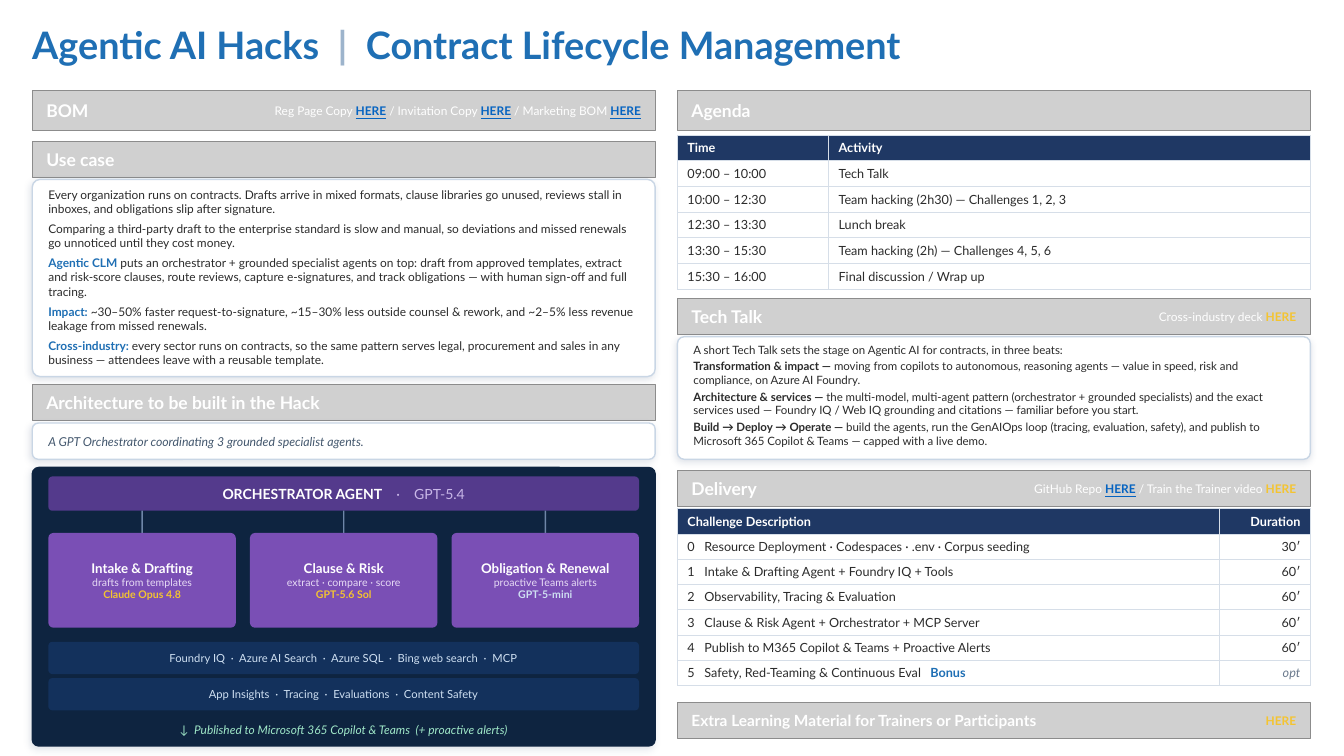
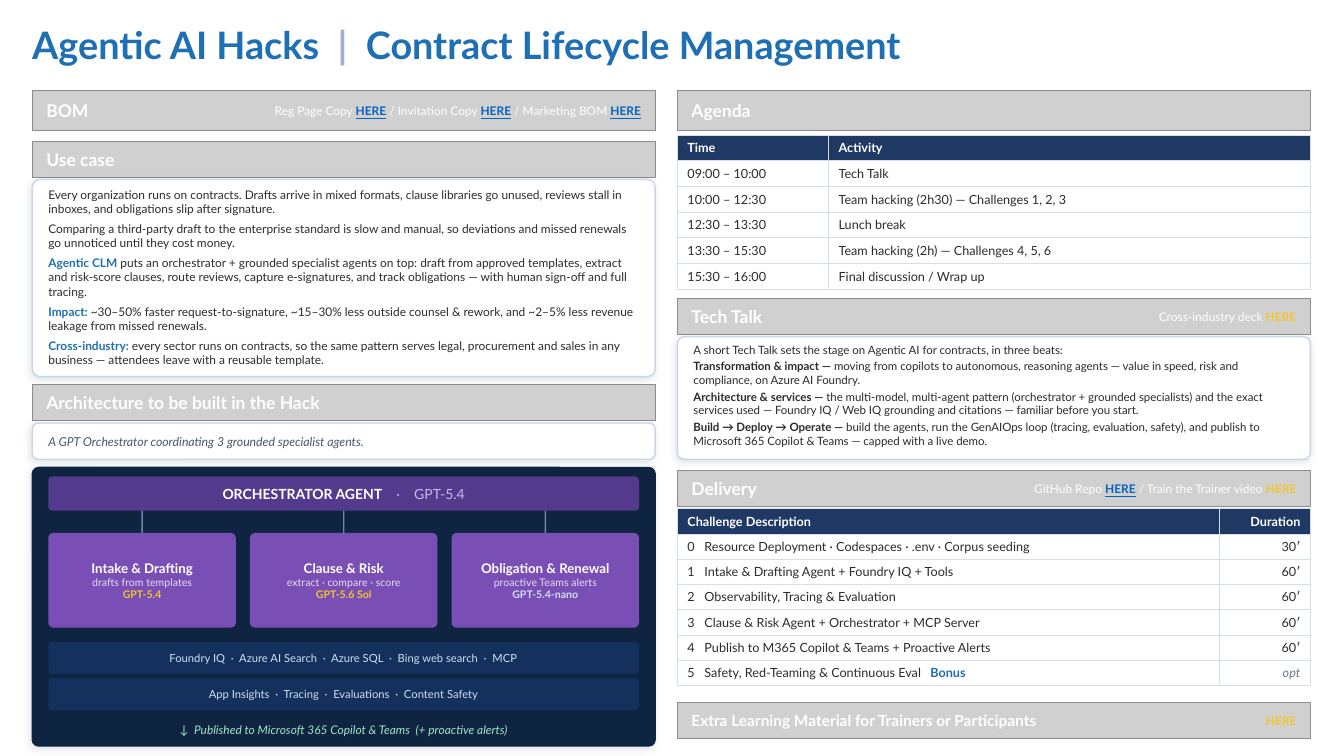
Before and after one commit to microsoft/MicroHack, a slide deck: slide 1 of 03-Azure/01-04-AI/04_Agentic_Contract_Lifecycle_Management/docs/marketing/TechTalk_ContractMgmt_AgenticAI.pptx. Drawn at 1344x756 pixels with LibreOffice and Linux fonts; fonts in the diff are those of the drawing; grey boxes stand for pictures; background and template pictures are left out. Boxes give left, top, right and bottom in pixels: in the first picture for what was removed or moved away, otherwise in the second. Text is boxed around its words. In the diff, an @@ line names an element or a change of style, - is before the commit and + after.

```diff
--- a/03-Azure/01-04-AI/04_Agentic_Contract_Lifecycle_Management/docs/marketing/TechTalk_ContractMgmt_AgenticAI.pptx
+++ b/03-Azure/01-04-AI/04_Agentic_Contract_Lifecycle_Management/docs/marketing/TechTalk_ContractMgmt_AgenticAI.pptx
@@ text at (x1=123, y1=590, x2=162, y2=598): text changed @@
-Claude Opus 4.8
+GPT-5.4
@@ text at (x1=512, y1=590, x2=578, y2=598): text changed @@
-GPT-5-mini
+GPT-5.4-nano
```
